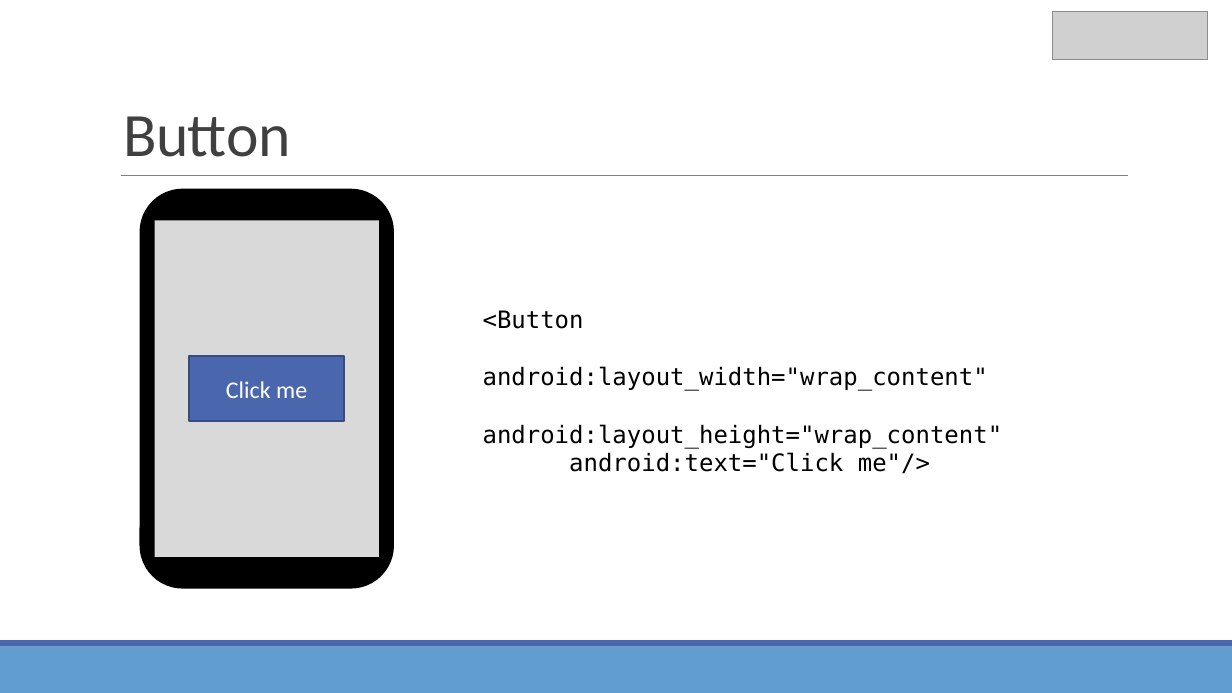
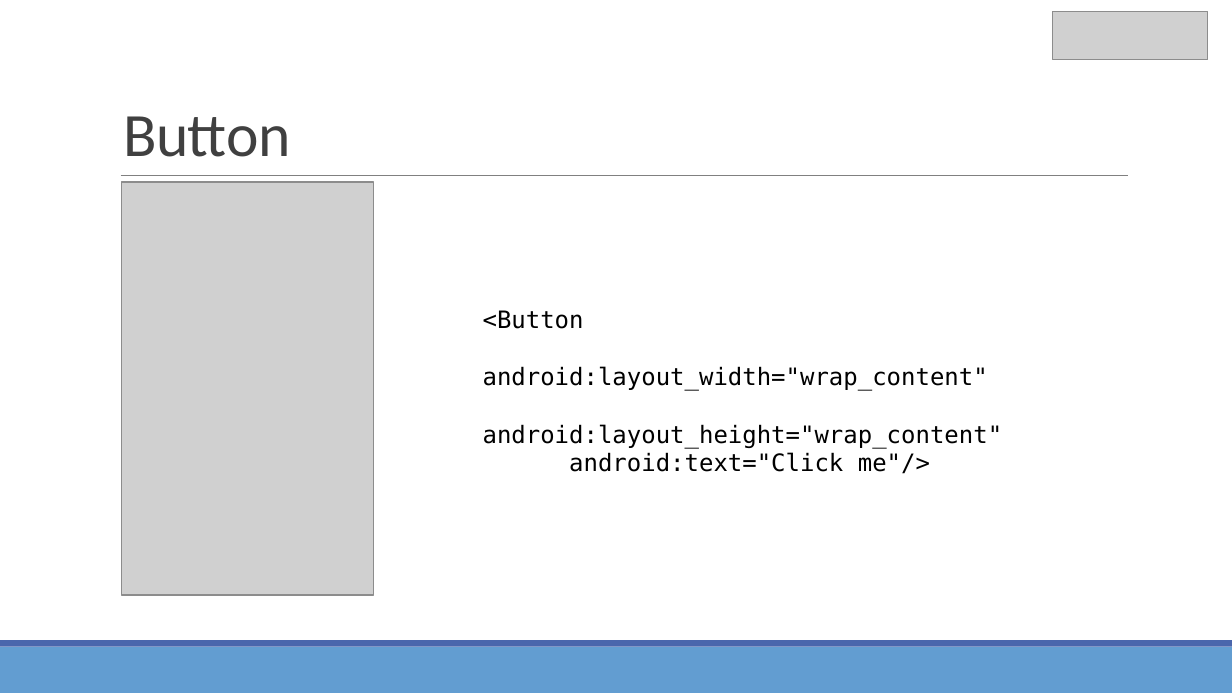
Before and after one commit to Domiciano/AppMoviles191, a slide deck: slide 33 of Clase 1/Clase 1.pptx. Drawn at 1232x693 pixels with LibreOffice and Linux fonts; fonts in the diff are those of the drawing; grey boxes stand for pictures. Boxes give left, top, right and bottom in pixels: in the first picture for what was removed or moved away, otherwise in the second. Text is boxed around its words. In the diff, an @@ line names an element or a change of style, - is before the commit and + after.

```diff
--- a/Clase 1/Clase 1.pptx
+++ b/Clase 1/Clase 1.pptx
@@ picture added at [121,182,373,595] @@
@@ rounded rectangle removed at [140,190,393,588] @@
@@ rectangle removed at [154,221,378,557] @@
@@ rectangle removed at [190,356,345,421] @@
-Click me
```
Also in this commit, not shown: 5 other slides changed, 3 other files.
